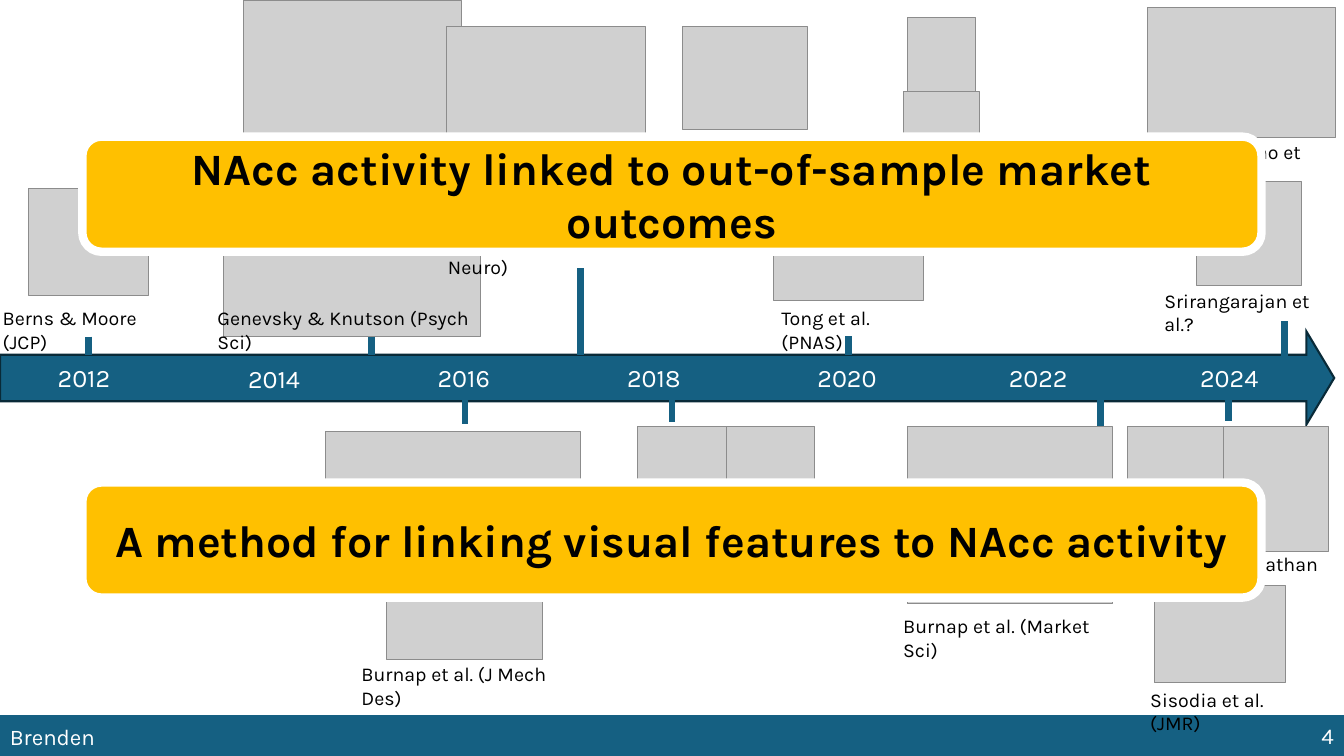
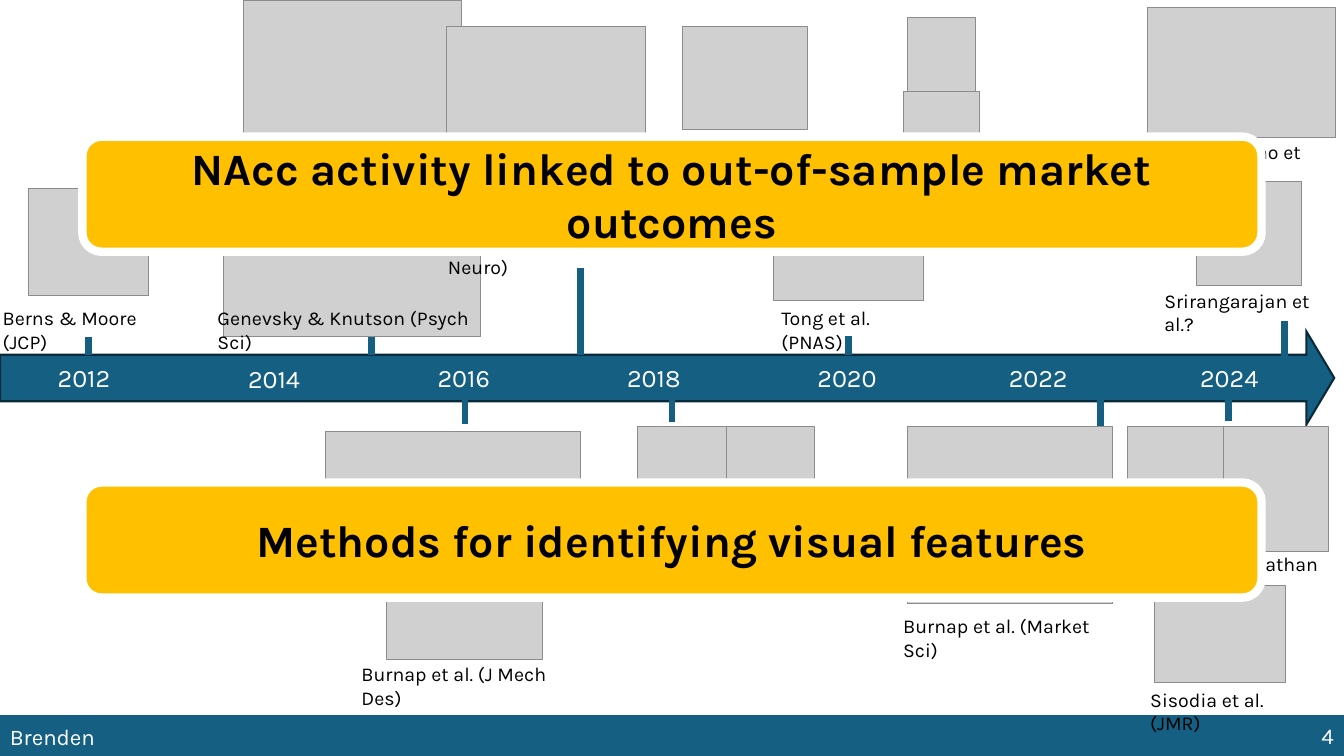
Before and after one commit to BrendenEum/motorVAE, a slide deck: slide 4 of presentations/2025.05.05 - TRI Update.pptx. Drawn at 1344x756 pixels with LibreOffice and Linux fonts; fonts in the diff are those of the drawing; grey boxes stand for pictures; background and template pictures are left out. Boxes give left, top, right and bottom in pixels: in the first picture for what was removed or moved away, otherwise in the second. Text is boxed around its words. In the diff, an @@ line names an element or a change of style, - is before the commit and + after.

```diff
--- a/presentations/2025.05.05 - TRI Update.pptx
+++ b/presentations/2025.05.05 - TRI Update.pptx
@@ text in rounded rectangle at [256,525,1086,569]: text changed @@
-A method for linking visual features to NAcc activity
+Methods for identifying visual features
```
Also in this commit, not shown: 5 other slides changed, 7 other files.
